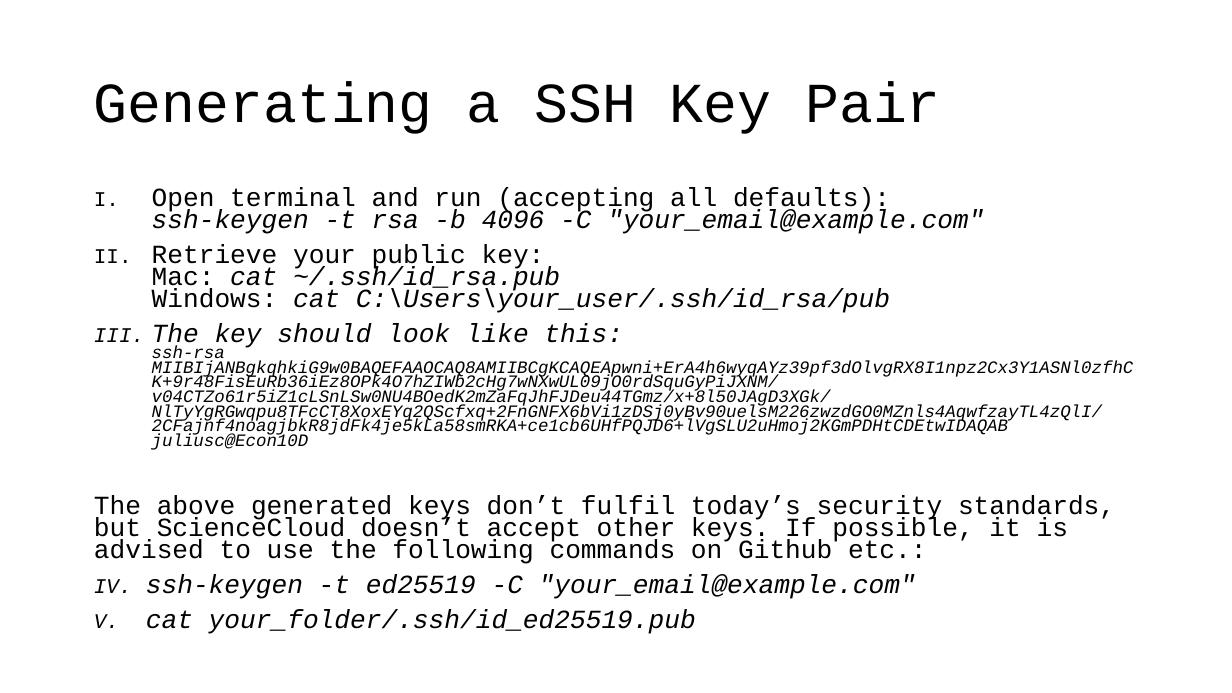
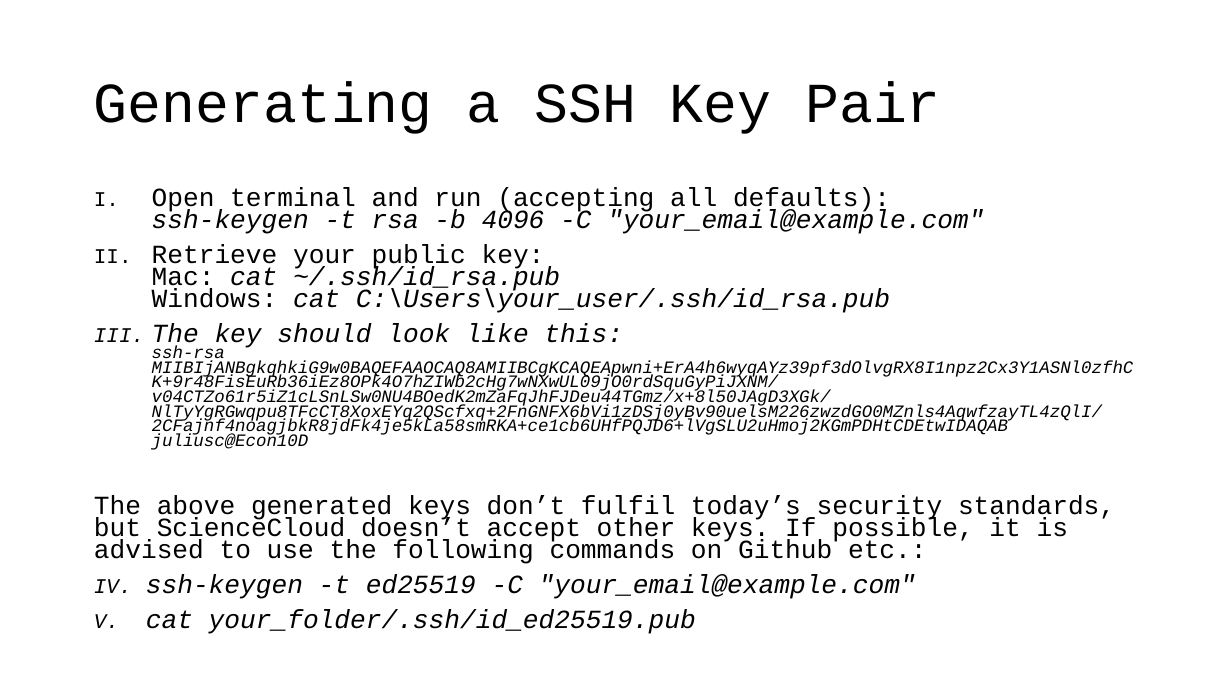
Before and after one commit to sarakhayouti/2024-uzh-course-material, a slide deck: slide 4 of 01-terminal/ScienceCloud.pptx. Drawn at 1232x693 pixels with LibreOffice and Linux fonts; fonts in the diff are those of the drawing. Boxes give left, top, right and bottom in pixels: in the first picture for what was removed or moved away, otherwise in the second. Text is boxed around its words. In the diff, an @@ line names an element or a change of style, - is before the commit and + after.

```diff
--- a/01-terminal/ScienceCloud.pptx
+++ b/01-terminal/ScienceCloud.pptx
@@ text at bbox=[152, 245, 890, 313]: text changed @@
-II. Retrieve your public key:
-    Mac: cat ~/.ssh/id_rsa.pub
-    Windows: cat C:\Users\your_user/.ssh/id_rsa/pub
+II. Retrieve your public key:
+    Mac: cat ~/.ssh/id_rsa.pub
+    Windows: cat C:\Users\your_user/.ssh/id_rsa.pub
```
Also in this commit, not shown: 2 other files.
